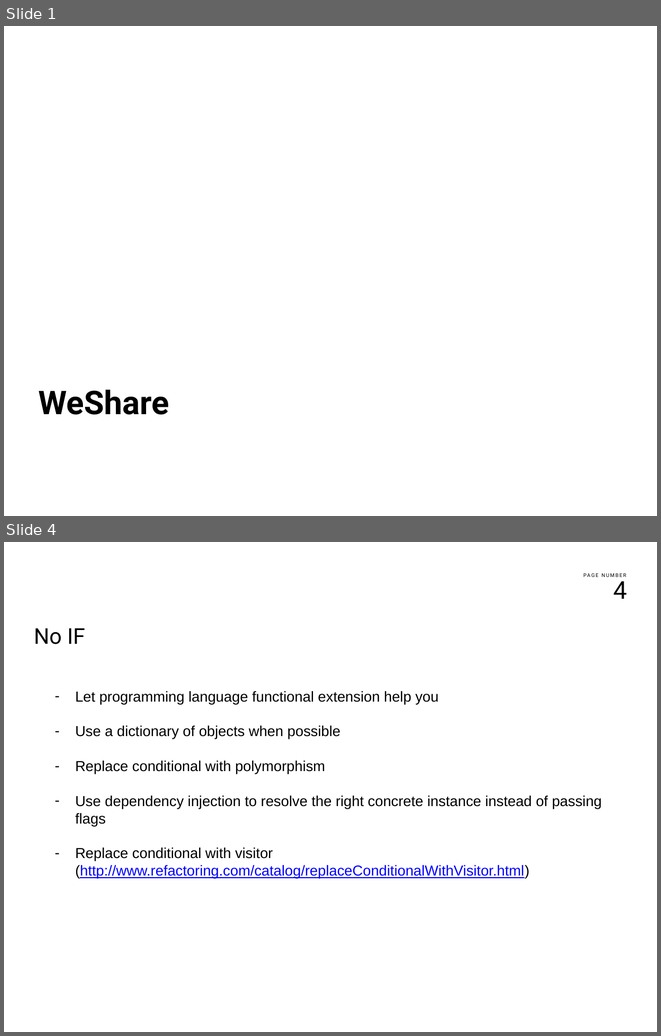
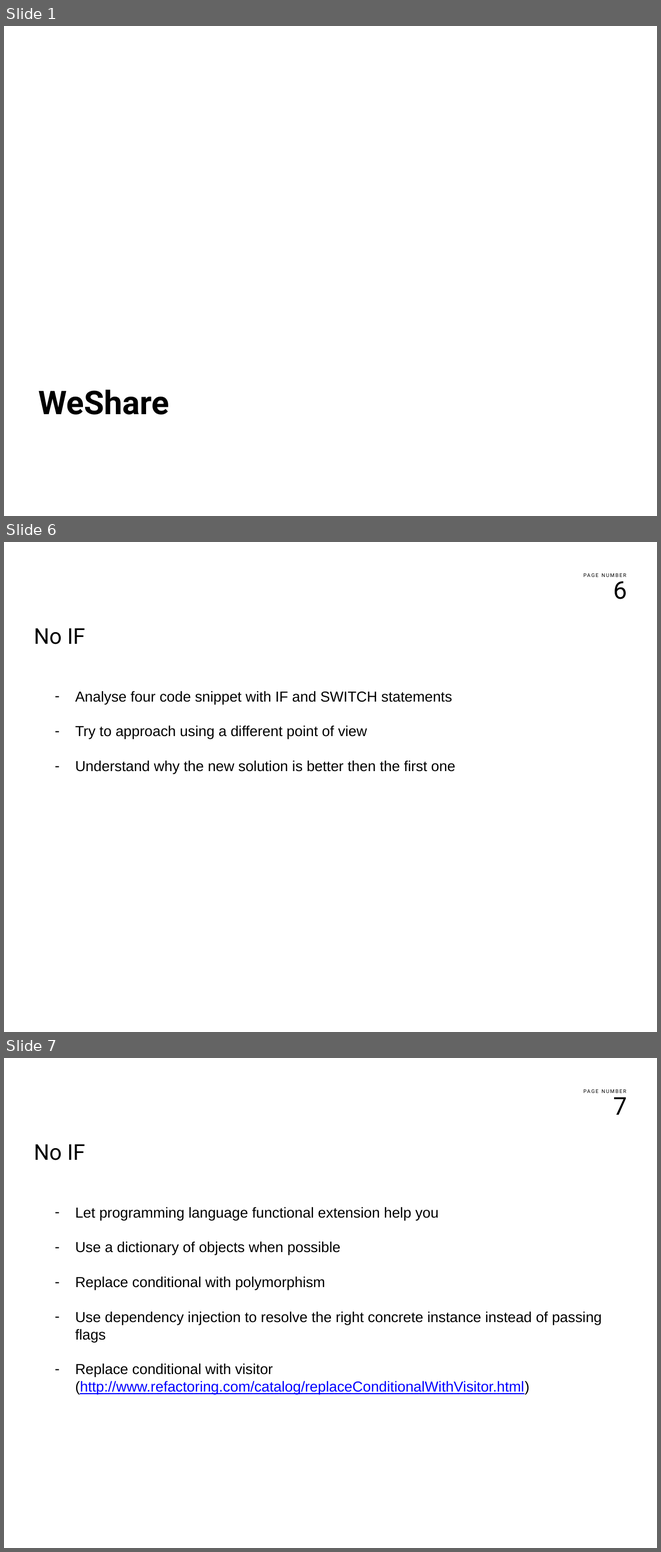
Before and after one commit to kentoo/NoIF, a slide deck: docs/noif.pptx. Shown one above the other, each under a label of ours: slides 1 and 4 before the commit, slides 1, 6 and 7 after it; the slides between them are not shown. The pictures are 661x1036 and 661x1552 pixels, drawn with LibreOffice and Linux fonts; fonts in the diff are those of the drawing; background and template pictures are left out. Boxes give left, top, right and bottom in pixels: in the first picture for what was removed or moved away, otherwise in the second. Text is boxed around its words. In the diff, an @@ line names an element or a change of style, - is before the commit and + after.

```diff
--- a/docs/noif.pptx
+++ b/docs/noif.pptx
@@ slide 6 added at bbox=[4, 542, 657, 1032], background #FFFFFF; not listed: 2 template elements that a slide beside it also shows @@
@@ text added at bbox=[34, 628, 85, 644], 24 pt, text #000000 @@
+No IF
@@ text added at bbox=[75, 691, 456, 774], 16 pt, text #000000 @@
+– Analyse four code snippet with IF and SWITCH statements
+– Try to approach using a different point of view
+– Understand why the new solution is better then the first one
@@ what was slide 4 is now slide 7 @@
@@ page number at bbox=[613, 1092, 627, 1115]: text changed @@
-4
+7
```
Also in this commit, not shown: 1 slide changed, 3 other slides added, 1 slide removed, 3 other files.
